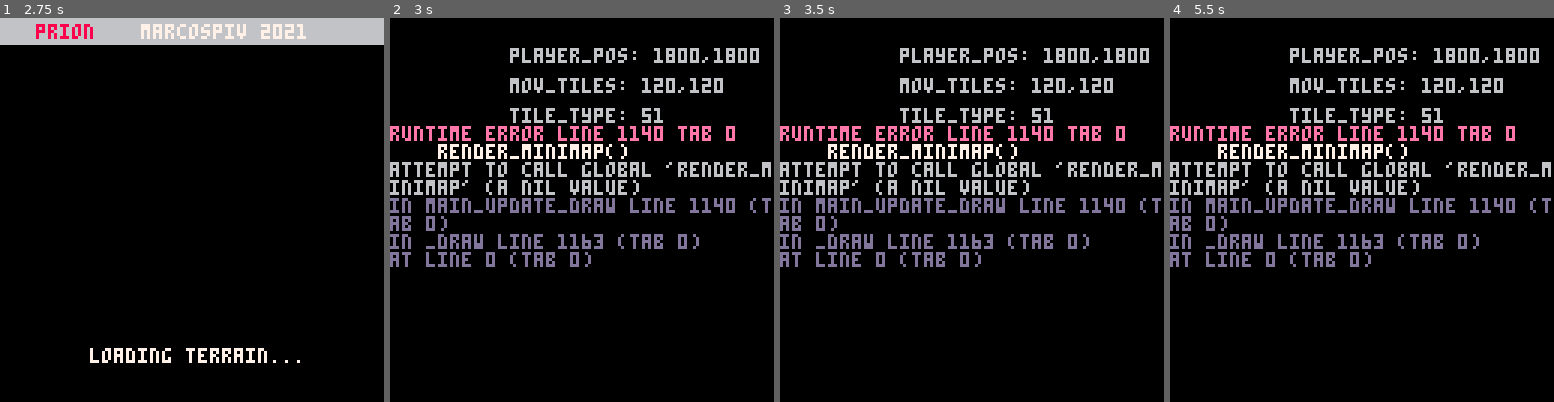
Above: before the commit, frames 1-4 (left to right).
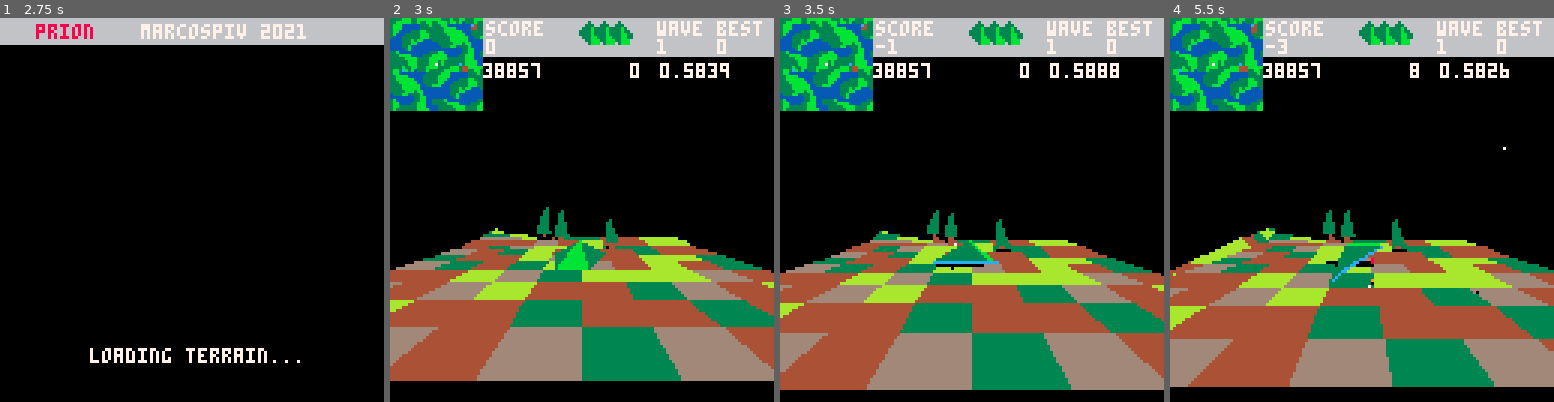
Above: after the commit, the same moments.

Repository: tpnk-dev/prion-pico8
Game: PICO-8 cartridge main.p8
Two runs of this game, one before a commit and one after it. Both use one fixed random seed, a clock stepped at 60 frames per second and the inputs below.
Inputs:
- Up to frame 1 (2.75 s): tap X (X key) at 0.33, 1.07, 1.85 s; tap O (Z key) at 0.7, 1.7, 2.1, 2.5 s; hold Right 1.6-2.1 s; hold Up 2.15-2.42 s; hold Right from 2.47 s (still down)
- Up to frame 2 (3 s): keep holding Right; tap O (Z key) at 2.9 s; tap X (X key) at 2.97 s
- Up to frame 3 (3.5 s): release Right at 3.03 s; hold Left from 3.08 s (still down); tap O (Z key) at 3.3 s
- Up to frame 4 (5.5 s): release Left at 3.58 s; hold Down 3.63-3.97 s; tap O (Z key) every 0.4 s from 3.7 to 5.3 s; hold Right 4.02-4.68 s; tap X (X key) at 4.08, 5.2 s; hold Up 4.73-5.03 s; hold Left from 5.08 s (still down)

Frame 1 is identical in both runs. In frame 2, 59% of the frame differs, in the area x 0-100%, y 0-95%; in frame 3, 60%, in the area x 0-100%, y 0-97%; in frame 4, 60%.
Error before the commit: runtime error line 1140 tab 0; render_minimap(); attempt to call global 'render_minimap' (a nil value)

Commit message:
Minor updates engine 2.1

Diff:
--- a/zarchy_engine.lua
+++ b/zarchy_engine.lua
@@ -37,7 +37,6 @@
     generate_terrain()
     terrain_numfaces=TERRAIN_NUMVERTS-1
     terrain_size=TERRAIN_NUMVERTS*TILE_SIZE
-    rnd_dirt = {11,3,4,13,15}
     -- MESH SETTINGS
     mesh_numfaces=12
     mesh_numverts=mesh_numfaces + 1
@@ -46,6 +45,11 @@
     save_map_memory()
 end
 
+function trunc_terrain(object)
+    object.x %= (terrain_size)
+    object.z %= (terrain_size)
+end
+
 function get_tileid(pos)
     return pos\TILE_SIZE
 end
@@ -76,12 +80,7 @@
 end
 
 function get_height_id(idx,idz)
-    return (terrainmesh[idx][idz]&0x00ff)--/HEIGHTMULTIPLIER
-end
-
-function add_virus_level_pos(posx,posz)
-    terrainmesh[posx\TILE_SIZE][posz\TILE_SIZE] += 0x1000
-    sset(minimap_memory_start+(posx\(sector_numfaces*TILE_SIZE)),(minimap_memory_start+NUMSECTS)-(posz\(sector_numfaces*TILE_SIZE)),4)
+    return (terrainmesh[idx][idz]&0x00ff.ffff)--/HEIGHTMULTIPLIER
 end
 
 function mat_rotate_cam_point(x,y,z)
@@ -233,6 +232,7 @@
     else
         rectfill(nsx,y3,nex,y3,color1)
     end
+
 end
 
 function project_point(x,y,z)
@@ -277,22 +277,28 @@
         y_count += 1
     end
 end
-function render_gui()
+function render_minimap()
     sspr(minimap_memory_start, minimap_memory_start, NUMSECTS, NUMSECTS, 0, 0,NUMSECTS+1,NUMSECTS+1)
     pset(((mov_tiles_x)\(sector_numfaces)),NUMSECTS+((-mov_tiles_z)\sector_numfaces), 7)
+
+    for i=1, #enemies do
+        local enemy = enemies[i]
+        enemy_tiles_x,enemy_tiles_z=get_tileid(enemy.x),get_tileid(enemy.z)
+        pset(((enemy_tiles_x)\(sector_numfaces)),NUMSECTS+((-enemy_tiles_z)\sector_numfaces), 12)
+    end
 end
 
 -- @TRANSFORM AND DRAW TERRAIN
 function render_terrain()
     update_view()
-
+    rectfill(0,0,128,128,0)
     if(is_inside_cam_cone_y((terrainmesh[1][1])&0x00ff.ffff)) then
         local trans_proj_verts = {}
         for v=(mesh_numverts)*(mesh_numverts)-1,0,-1 do
             -- instantiate vertices
 
             local vert_x_id,vert_z_id=(v%mesh_numverts + mesh_leftmost_x)%TERRAIN_NUMVERTS , (v\mesh_numverts + mesh_downmost_z)%TERRAIN_NUMVERTS
-            local vert_world_x,vert_world_y,vert_world_z=(v%mesh_numverts)*TILE_SIZE+mesh_leftmost_x*TILE_SIZE,((terrainmesh[vert_x_id][vert_z_id])&0x00ff.ffff),v\mesh_numverts*TILE_SIZE + mesh_downmost_z*TILE_SIZE
+            local vert_world_x,vert_world_y,vert_world_z=(v%mesh_numverts)*TILE_SIZE+mesh_leftmost_x*TILE_SIZE,get_height_id(vert_x_id,vert_z_id),v\mesh_numverts*TILE_SIZE + mesh_downmost_z*TILE_SIZE
             local vert_camera_x, vert_camera_y, vert_camera_z = vert_world_x-cam_x,vert_world_y-cam_y,vert_world_z-cam_z
             -- terrain mesh edge handling
             if (v%mesh_numverts == 0) then vert_camera_x+=sub_mov_x*TILE_SIZE
@@ -310,7 +316,7 @@
                 if(type_object3d > 0) create_object3d(get_type_id(vert_x_id, vert_z_id), vert_world_x, vert_world_y, vert_world_z,nil,nil,nil,nil,nil,nil,nil,nil,true,true)
             end
 
-            --x[[ DEBUG PRINT VERTEX DATA
+            --[[ DEBUG PRINT VERTEX DATA
                 --if(v%mesh_numverts == 0)then
                 --print(tostr(vert_z_id), trans_proj_vert[4]-13, trans_proj_vert[5]-2, 11)
                 --end
@@ -329,7 +335,7 @@
             --]]
         end
 
-        --x[[ DEBUG PRINT POS&COORDS
+        --[[ DEBUG PRINT POS&COORDS
             print("player_pos: "..player.x..","..player.z,40,10, 6)
             print("mov_tiles: "..mov_tiles_x..","..mov_tiles_z,40,20, 6)
             print("tile_type: "..((terrainmesh[mov_tiles_x][mov_tiles_z]&0x00ff)),40,30, 6)
@@ -339,36 +345,18 @@
             if(v%mesh_numverts != 0 and v>mesh_numverts-1) then
                 local p1,p2,p3,p4=trans_proj_verts[v+1],trans_proj_verts[v-mesh_numverts+1],trans_proj_verts[v],trans_proj_verts[v-mesh_numverts]
 
-                local height = get_height_id(p1[6], p1[7])
-                local virus_level = (terrainmesh[p1[6]][p1[7]]&0xf000)>>12
-                local p1x,p1y,p1z= p1[1], p1[2], p1[3]
-                local p2x,p2y,p2z= p2[1], p2[2], p2[3]
-                local p3x,p3y,p3z= p3[1], p3[2], p3[3]
-                local p4x,p4y,p4z= p4[1], p4[2], p4[3]
-
-                local fade_out = false
-
                 local s1x,s1y = p1[4],p1[5]
                 local s2x,s2y = p2[4],p2[5]
                 local s3x,s3y = p3[4],p3[5]
                 local s4x,s4y = p4[4],p4[5]
 
-                srand(p1[6]*p1[7])
-                local color = 1
-                if(height&0x00ff.ffff==0) color=1
-                if(height&0x00ff.ffff>0) color=10
-                if(height&0x00ff>5) color=rnd_dirt[(p1[6]%5+p1[7]%5+flr((rnd(5))))%5 +1]
-
-                if(virus_level > 0) then
-                    if(virus_level==1) fillp(0b1010010110100101)  color|=0x80
-                    if(virus_level>=2) color=0x88
-
-                else fillp()
-                end
+                local color = get_color_id(p1[6],p1[7], true)
+
                 --x[[
-                if(((s1x-s2x)*(s4y-s2y)-(s1y-s2y)*(s4x-s2x)) < 0) trifill(s1x,s1y,s2x,s2y,s4x,s4y,color,fade_out)
-                if(((s4x-s3x)*(s1y-s3y)-(s4y-s3y)*(s1x-s3x)) < 0) trifill(s4x,s4y,s3x,s3y,s1x,s1y,color,fade_out)
+                if(((s1x-s2x)*(s4y-s2y)-(s1y-s2y)*(s4x-s2x)) < 0) trifill(s1x,s1y,s2x,s2y,s4x,s4y,color)
+                if(((s4x-s3x)*(s1y-s3y)-(s4y-s3y)*(s1x-s3x)) < 0) trifill(s4x,s4y,s3x,s3y,s1x,s1y,color)
                 --]]
+                fillp()
 
                 --[[ DEBUG WIREFRAME
                     line(p1[4],p1[5], p2[4],p2[5], 7)
@@ -386,9 +374,9 @@
                     print(v, p1[4],p1[5]-3, 8)
                 --]]
             end
-
-        end
-    end
+        end
+    end
+
     --[[ DEBUG PRINT OBJECTS TO DRAW
         print('draw '..#game_objects3d,0,30,8)
     --]]
@@ -402,12 +390,14 @@
 end
 
 function render_objects()
+    --print(#game_objects3d,40,30, 6)
     for i=#game_objects3d,1,-1 do
         local game_object = game_objects3d[i]
         game_object:transform()
-        if(is_inside_cam_cone_z(game_object.d_z) and is_inside_cam_cone_x(game_object.d_x) and is_inside_cam_cone_y(game_object.y))add(to_draw, game_objects3d[i])
-    end
-
+        if(is_inside_cam_cone_z(game_object.d_z) and is_inside_cam_cone_x(game_object.d_x) and is_inside_cam_cone_y(game_object.y)) add(to_draw, game_objects3d[i]) game_objects3d[i].is_visible=true
+    end
+
+    --print(#to_draw,40,20, 6)
     if (#to_draw>0) ce_heap_sort(to_draw) for i=#to_draw, 1, -1 do to_draw[i]:draw() end
 
     to_draw = {}
@@ -432,29 +422,23 @@
         local color=tri[4]
         if((color&0xf0) > 0) fillp(0b1010010110100101) else fillp()
 
-
         local p1=object.t_verts[tri[1]]
         local p2=object.t_verts[tri[2]]
         local p3=object.t_verts[tri[3]]
-
-        local p1x,p1y,p1z=p1[1],p1[2],p1[3]
-        local p2x,p2y,p2z=p2[1],p2[2],p2[3]
-        local p3x,p3y,p3z=p3[1],p3[2],p3[3]
+        local p1z,p2z,p3z=p1[3],p2[3],p3[3]
 
 		if((p1z>Z_MAX or p2z>Z_MAX or p3z>Z_MAX))then
             if(p1z< Z_CLIP and p2z< Z_CLIP and p3z< Z_CLIP)then
                 local s1x,s1y = p1[4],p1[5]
                 local s2x,s2y = p2[4],p2[5]
                 local s3x,s3y = p3[4],p3[5]
-
 				if( max(s3x,max(s1x,s2x))>0 and min(s3x,min(s1x,s2x))<128)  then
-					--only use backface culling on simple option without clipping
-					--check if triangles are backwards by cross of two vectors
 					if(((s1x-s2x)*(s3y-s2y)-(s1y-s2y)*(s3x-s2x)) < 0) trifill(s1x,s1y,s2x,s2y,s3x,s3y,color)
 				end
             end
         end
     end
+    fillp()
 end
 
 function transform_sprite3d(sprite3d)
@@ -499,8 +483,7 @@
 
         if(not deleted) then
             object:update_func()
-            object.x %= (terrain_size)
-            object.z %= (terrain_size)
+            trunc_terrain(object)
         else
             deli(game_objects3d, i)
             if(object.shadow !=nil) object.shadow.remove = true
@@ -510,14 +493,13 @@
 
 -- @HELPER FUNCTIONS FOR UPDATING OBJECTS
 function gravity(object3d, bouncy, strength)
-    object3d.x %= terrain_size object3d.z %= terrain_size
     local current_height = get_height_pos(object3d.x, object3d.z)
     if object3d.y+object3d.vy>current_height then
         object3d.y+=object3d.vy object3d.x+=object3d.vx object3d.z+=object3d.vz  object3d.vy-=strength
     else
         if(object3d.is_crash!=nil and object3d:is_crash()) then return true end
         if(bouncy) then
-            if(abs(object3d.vy) < 2) then object3d.vy=0 object3d.vx=0 object3d.vz=0 object3d.y =current_height
+            if(abs(object3d.vy) < 0.1) then object3d.vy=0 object3d.vx=0 object3d.vz=0 object3d.y =current_height
             else object3d.vy = (-object3d.vy/4) end
         else
             object3d.vy=0 object3d.vx=0 object3d.vz=0 object3d.y=current_height
@@ -548,16 +530,18 @@
     }
     local no_shadow = no_shadow or false
 
+    trunc_terrain(sprite3d)
+
     sprite3d:start_func()
     add(game_objects3d, sprite3d)
 
     --create shadow particle
     if(not no_shadow)then
-        create_sprite3d(
-            x,0,z,
+        sprite3d.shadow = create_sprite3d(
+            x,get_height_pos(sprite3d.x, sprite3d.z),z,
             nil,nil,nil,
             function(sprite_shadow) local sx,sy=project_point(sprite_shadow.t_x,sprite_shadow.t_y,sprite_shadow.t_z) circfill(sx, sy, 0, 0 ) end,
-            function(sprite_shadow) sprite_shadow.x=sprite3d.x sprite_shadow.z=sprite3d.z+0.05 sprite_shadow.y=get_height_pos(sprite3d.x, sprite3d.z) end,
+            function(sprite_shadow) sprite_shadow.x=sprite3d.x sprite_shadow.z=sprite3d.z+0.05 sprite_shadow.y=get_height_pos(sprite3d.x, sprite3d.z) if(sprite3d.y <= sprite_shadow.y)then sprite_shadow.remove=true end end,
             NOP,
             life_span, true)
     end
@@ -565,6 +549,7 @@
     return sprite3d
 end
 function create_object3d(obj_id,x,y,z,ay,ax,az,update_func,start_func,vx,vy,vz,no_shadow,is_terrain)
+
     local object3d = {
         x = x,
         y = y,
@@ -586,6 +571,7 @@
         transform=transform_object3d,
         shadow = nil
     }
+
     is_terrain = is_terrain or false
     local no_shadow = no_shadow or false
 
@@ -595,10 +581,10 @@
         add(game_objects3d, object3d)
         if(not no_shadow) then
             --shadow is the next obj in obj_data
-            object3d.shadow = add(game_objects3d,create_object3d(
+            object3d.shadow = create_object3d(
                                 obj_id + 1, 0,0,-0.1,0,0,0,
                                 function(shadow) shadow.x = object3d.x shadow.z = object3d.z + 1 shadow.y = get_height_pos(object3d.x,object3d.z) shadow.ay = object3d.ay end,
-                                nil,nil,nil,nil,true,false))
+                                nil,nil,nil,nil,true,false)
 
         end
     end
